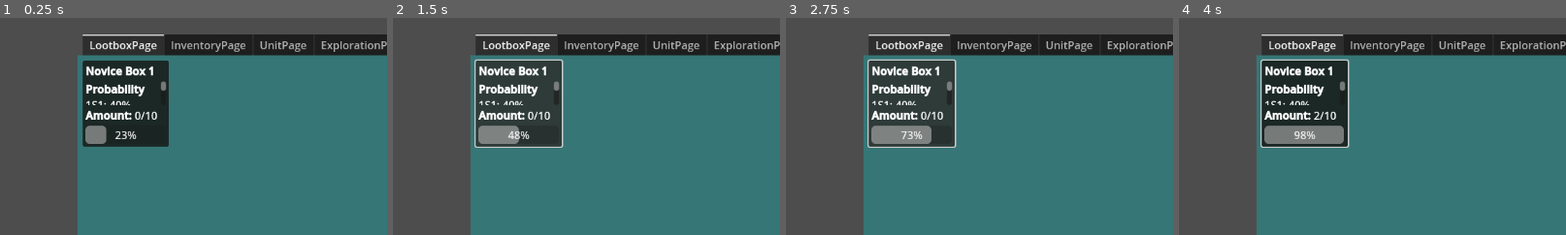
Above: before the commit, frames 1-4 (left to right).
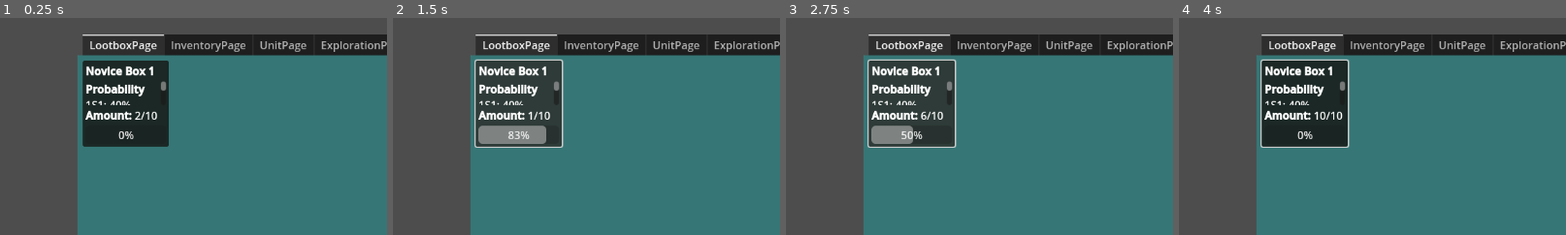
Above: after the commit, the same moments.

Repository: Wayl123/Inf-Army
Game: Godot game, scene res://scene/game_interface.tscn
Same seed, same stepped clock (60 frames per second), same inputs: the game is played once before the commit and once after it.
Inputs (mouse positions are % of the whole screen's width and height, from its top left):
- Up to frame 1 (0.25 s): no input
- Up to frame 2 (1.5 s): click (16, 26) at 0.5 s; click (16, 26) at 1.25 s
- Up to frame 3 (2.75 s): click (16, 26) at 2 s
- Up to frame 4 (4 s): click (99, 2) at 2.75 s
The pictures show only the part of the screen within x 0-50%, y 6-56%; the shares and areas given below are measured in that part.

The runs differ from the first frame. In frame 1, 0.6% of the frame differs, in the area x 22-37%, y 43-59%; in frame 2, 0.7%; in frame 3, 0.5%; in frame 4, 1.9%, in the area x 22-43%, y 42-59%.

Commit message:
Unit shop code that handles items unlocked and passing node ref to get live update on amount of unit available, also I think generic data variable name is probably better

Diff:
--- /dev/null
+++ b/scene/shop_item.tscn
@@ -0,0 +1,25 @@
+[gd_scene load_steps=2 format=3 uid="uid://ctehddgk6yrsr"]
+
+[ext_resource type="Script" path="res://script/ShopItem.gd" id="1_sxyuk"]
+
+[node name="ShopItem" type="PanelContainer"]
+custom_minimum_size = Vector2(256, 128)
+offset_right = 40.0
+offset_bottom = 40.0
+script = ExtResource("1_sxyuk")
+
+[node name="ItemMargin" type="MarginContainer" parent="."]
+layout_mode = 2
+theme_override_constants/margin_left = 4
+theme_override_constants/margin_top = 4
+theme_override_constants/margin_right = 4
+theme_override_constants/margin_bottom = 4
+
+[node name="ItemName" type="RichTextLabel" parent="ItemMargin"]
+unique_name_in_owner = true
+layout_mode = 2
+bbcode_enabled = true
+
+[node name="ItemCost" type="RichTextLabel" parent="ItemMargin"]
+unique_name_in_owner = true
+layout_mode = 2
--- a/scene/unit_page.tscn
+++ b/scene/unit_page.tscn
@@ -3,7 +3,7 @@
 [ext_resource type="PackedScene" uid="uid://bbnu63cmfrit4" path="res://scene/normal_unit_list.tscn" id="1_3bjo8"]
 [ext_resource type="Script" path="res://script/UnitPage.gd" id="1_rl4kt"]
 [ext_resource type="PackedScene" uid="uid://cm736vhs5rxx6" path="res://scene/hero_unit_list.tscn" id="2_yi5dd"]
-[ext_resource type="PackedScene" uid="uid://cc0xwy6jlhklc" path="res://scene/unit_shop_panel.tscn" id="4_3yofb"]
+[ext_resource type="PackedScene" uid="uid://cc0xwy6jlhklc" path="res://scene/unit_shop.tscn" id="4_2c6rx"]
 
 [node name="UnitPage" type="PanelContainer" groups=["UnitInventory"]]
 anchors_preset = 15
@@ -50,6 +50,6 @@
 size_flags_horizontal = 8
 text = "Shop"
 
-[node name="UnitShopPanel" parent="UnitMargin/FoldingMenu" instance=ExtResource("4_3yofb")]
+[node name="UnitShop" parent="UnitMargin/FoldingMenu" instance=ExtResource("4_2c6rx")]
 unique_name_in_owner = true
 layout_mode = 2
--- /dev/null
+++ b/scene/unit_shop.tscn
@@ -0,0 +1,28 @@
+[gd_scene load_steps=2 format=3 uid="uid://cc0xwy6jlhklc"]
+
+[ext_resource type="Script" path="res://script/UnitShop.gd" id="1_lkeye"]
+
+[node name="UnitShop" type="PanelContainer"]
+anchors_preset = 15
+anchor_right = 1.0
+anchor_bottom = 1.0
+grow_horizontal = 2
+grow_vertical = 2
+script = ExtResource("1_lkeye")
+
+[node name="UnitShopMargin" type="MarginContainer" parent="."]
+layout_mode = 2
+theme_override_constants/margin_left = 4
+theme_override_constants/margin_top = 4
+theme_override_constants/margin_right = 4
+theme_override_constants/margin_bottom = 4
+
+[node name="UnitShopScroll" type="ScrollContainer" parent="UnitShopMargin"]
+layout_mode = 2
+horizontal_scroll_mode = 0
+
+[node name="UnitShopList" type="HFlowContainer" parent="UnitShopMargin/UnitShopScroll"]
+unique_name_in_owner = true
+layout_mode = 2
+size_flags_horizontal = 3
+size_flags_vertical = 3
--- a/scene/unit_shop_panel.tscn
+++ /dev/null
@@ -1,15 +0,0 @@
-[gd_scene format=3 uid="uid://cc0xwy6jlhklc"]
-
-[node name="UnitShopPanel" type="PanelContainer"]
-offset_right = 40.0
-offset_bottom = 40.0
-
-[node name="UnitShopMargin" type="MarginContainer" parent="."]
-layout_mode = 2
-theme_override_constants/margin_left = 4
-theme_override_constants/margin_top = 4
-theme_override_constants/margin_right = 4
-theme_override_constants/margin_bottom = 4
-
-[node name="UnitShopList" type="HFlowContainer" parent="UnitShopMargin"]
-layout_mode = 2
--- a/script/HeroUnit.gd
+++ b/script/HeroUnit.gd
@@ -6,21 +6,25 @@
 @onready var unitLevelPower = %LevelPower
 @onready var unitPower = %Power
 
-var unitData = {}
+var data = {}
 
-func _display_data() -> void:
-	unitName.text = str("[center][b]", unitData["Name"], "[/b][/center]")
-	unitLevel.text = str("[right]", unitData["Level"], "[/right]")
-	unitExp.text = str("[right]", unitData["ExpReq"], "[/right]")
-	unitLevelPower.text = str("[right]", unitData["LevelPower"], "[/right]")
-	unitPower.text = str("[right]", int(unitData["LevelPower"]) * int(unitData["Level"]), "[/right]")
+func _update_display() -> void:
+	unitName.text = str("[center][b]", data["Name"], "[/b][/center]")
+	unitLevelPower.text = str("[right]", data["LevelPower"], "[/right]")
+
+	_update_level_display()
+
+func _update_level_display() -> void:
+	unitLevel.text = str("[right]", data["Level"], "[/right]")
+	unitExp.text = str("[right]", data["ExpReq"], "[/right]")
+	unitPower.text = str("[right]", int(data["LevelPower"]) * int(data["Level"]), "[/right]")
 
 func set_data(pUnit : Dictionary) -> void:
-	unitData = pUnit
-	unitData["Level"] = 1
-	unitData["ExpReq"] = int(unitData["ExpBase"]) * (int(unitData["ExpScale"]) ** (int(unitData["Level"]) - 1))
+	data = pUnit
+	data["Level"] = 1
+	data["ExpReq"] = int(data["ExpBase"]) * (int(data["ExpScale"]) ** (int(data["Level"]) - 1))
 
-	_display_data()
+	_update_display()
 
 func get_power() -> int:
-	return int(unitData["LevelPower"]) * int(unitData["Level"])
+	return int(data["LevelPower"]) * int(data["Level"])
--- a/script/InventoryPage.gd
+++ b/script/InventoryPage.gd
@@ -11,7 +11,7 @@
 		if not itemContent.has(pId):
 			var lootboxItem = LOOTBOXITEM.instantiate()
 
-			lootboxItem.lootboxData = pData
+			lootboxItem.data = pData
 			inventoryList.add_child(lootboxItem)
 			lootboxItem.update_stored_amount(pAmount)
 
--- a/script/LootboxGeneratorTemplate.json
+++ b/script/LootboxGeneratorTemplate.json
@@ -9,7 +9,7 @@
 			"3S1": 0.009,
 			"H3S1": 0.001
 		},
-		"GenTime": 1.0,
+		"GenTime": 0.1,
 		"HoldCap": 10
 	}
 }
--- a/script/LootboxItem.gd
+++ b/script/LootboxItem.gd
@@ -1,14 +1,13 @@
 extends PanelContainer
 
 @onready var unitInventory = get_tree().get_first_node_in_group("UnitInventory")
-@onready var exploration = get_tree().get_first_node_in_group("Exploration")
 
 @onready var display = %AttributeDisplay
 @onready var open1Button = %Open1
 @onready var open10Button = %Open10
 @onready var openAllButton = %OpenAll
 
-var lootboxData = {}
+var data = {}
 var storedAmount = 0
 var rng = RandomNumberGenerator.new()
 
@@ -17,25 +16,24 @@
 	open10Button.connect("pressed", Callable(self, "update_stored_amount").bind(-10))
 	openAllButton.connect("pressed", Callable(self, "update_stored_amount"))
 
-	display.set_display(lootboxData)
+	display.set_display(data)
 
 func _open_box(pAmount : int) -> void:
 	var output = {}
 	for i in range(pAmount):
 		var roll = rng.randf()
-		for itemKey in lootboxData["Prob"]:
-			roll -= lootboxData["Prob"][itemKey]
+		for itemKey in data["Prob"]:
+			roll -= data["Prob"][itemKey]
 			if roll < 0:
 				if not output.has(itemKey):
 					output[itemKey] = 0
 				output[itemKey] += 1
 				break
 
-	_display_unit_get(output)
+	_update_unit_get(output)
 
-func _display_unit_get(pUnits : Dictionary) -> void:
+func _update_unit_get(pUnits : Dictionary) -> void:
 	unitInventory.add_unit(pUnits)
-	exploration.update_exploration_power()
 
 func update_stored_amount(pAmount : int = -storedAmount) -> void:
 	storedAmount += pAmount
--- a/script/NormalUnit.gd
+++ b/script/NormalUnit.gd
@@ -5,30 +5,37 @@
 @onready var unitPower = %Power
 @onready var unitTotal = %Total
 
-var unitData = {}
+var data = {}
 
-func _display_data() -> void:
-	unitName.text = str("[center]", unitData["Name"], "[/center]")
-	unitAmount.text = str("[right]", unitData["Amount"], "[/right]")
-	unitPower.text = str("[right]", unitData["Power"], "[/right]")
-	unitTotal.text = str("[right]", int(unitData["Amount"]) * int(unitData["Power"]), "[/right]")
+func _update_display() -> void:
+	unitName.text = str("[center]", data["Name"], "[/center]")
+	unitPower.text = str("[right]", data["Power"], "[/right]")
+
+	_update_amount_display()
+
+func _update_amount_display() -> void:
+	unitAmount.text = str("[right]", data["Amount"], "[/right]")
+	unitTotal.text = str("[right]", int(data["Amount"]) * int(data["Power"]), "[/right]")
 
 func set_data(pUnit : Dictionary) -> void:
-	unitData = pUnit
-	unitData["Amount"] = 0
+	data = pUnit
+	data["Amount"] = 0
 
-	_display_data()
+	_update_display()
 
-func add_amount(pAmount : int) -> void:
-	unitData["Amount"] += pAmount
+func update_amount(pAmount : int) -> void:
+	data["Amount"] += pAmount
 
-	_display_data()
+	_update_amount_display()
 
 func get_power() -> int:
-	return int(unitData["Power"])
+	return data["Power"]
 
 func get_power_by_amount(pAmount : int) -> Array:
-	if pAmount > int(unitData["Amount"]):
-		return [int(unitData["Amount"]) * int(unitData["Power"]), pAmount - int(unitData["Amount"])]
+	if pAmount > int(data["Amount"]):
+		return [int(data["Amount"]) * int(data["Power"]), pAmount - int(data["Amount"])]
 	else:
-		return [pAmount * int(unitData["Power"]), 0]
+		return [pAmount * int(data["Power"]), 0]
+
+func get_amount() -> int:
+	return data["Amount"]
--- a/script/NormalUnitList.gd
+++ b/script/NormalUnitList.gd
@@ -4,12 +4,12 @@
 
 var NORMALUNIT = preload("res://scene/normal_unit.tscn")
 
-var unitsData = {}
+var data = {}
 
 func add_unit(pUnits : Dictionary) -> void:
 	for unit in pUnits:
-		if unitsData.has(unit):
-			unitsData[unit].add_amount(pUnits[unit])
+		if data.has(unit):
+			data[unit].update_amount(pUnits[unit])
 		else:
 			var normalUnit = NORMALUNIT.instantiate()
 			var index = 1
@@ -36,11 +36,11 @@
 			move_child(normalUnit, index)
 
 			normalUnit.set_data(unitData)
-			normalUnit.add_amount(pUnits[unit])
+			normalUnit.update_amount(pUnits[unit])
 
 			normalUnit.name = unit
 
-			unitsData[unit] = normalUnit
+			data[unit] = normalUnit
 
 func get_power_by_amount(pAmount : int) -> int:
 	var power = 0
@@ -55,3 +55,8 @@
 		index += 1
 
 	return power
+
+func get_unit_node_ref(pId : String) -> Node:
+	if data.has(pId):
+		return data[pId]
+	return null
--- /dev/null
+++ b/script/ShopItem.gd
@@ -0,0 +1,9 @@
+extends PanelContainer
+
+@onready var itemName = %ItemName
+@onready var itemCost = %ItemCost
+
+var data = {}
+
+func set_display():
+	itemName = data["Name"]
--- a/script/UnitPage.gd
+++ b/script/UnitPage.gd
@@ -1,9 +1,11 @@
 extends PanelContainer
+
+@onready var exploration = get_tree().get_first_node_in_group("Exploration")
 
 @onready var heroUnitList = %HeroUnitList
 @onready var normalUnitList = %NormalUnitList
 @onready var unitShopToggle = %UnitShopToggle
-@onready var unitShopPanel = %UnitShopPanel
+@onready var unitShop = %UnitShop
 
 var shopExpanded = false
 
@@ -12,9 +14,9 @@
 
 func _expand_unit_shop() -> void:
 	if not shopExpanded:
-		unitShopPanel.size_flags_vertical = SIZE_EXPAND_FILL
+		unitShop.size_flags_vertical = SIZE_EXPAND_FILL
 	else:
-		unitShopPanel.size_flags_vertical = SIZE_FILL
+		unitShop.size_flags_vertical = SIZE_FILL
 
 	shopExpanded = not shopExpanded
 
@@ -33,6 +35,9 @@
 	heroUnitList.add_unit(heroUnits)
 	normalUnitList.add_unit(normalUnits)
 
+	exploration.update_exploration_power()
+	unitShop.update_shop_unlocks()
+
 func get_power_by_amount(pAmounts : Array) -> int:
 	var power = 0
 
@@ -40,3 +45,6 @@
 	power += normalUnitList.get_power_by_amount(pAmounts[1])
 
 	return power
+
+func get_unit_node_ref(pId : String) -> Node:
+	return normalUnitList.get_unit_node_ref(pId)
--- /dev/null
+++ b/script/UnitShop.gd
@@ -0,0 +1,55 @@
+extends PanelContainer
+
+@onready var globalData = get_tree().get_first_node_in_group("GlobalData")
+@onready var unitInventory = get_tree().get_first_node_in_group("UnitInventory")
+@onready var resource = get_tree().get_first_node_in_group("Resource")
+
+@onready var unitShopList = %UnitShopList
+
+var SHOPITEM = preload("res://scene/shop_item.tscn")
+
+var data = {}
+
+func _ready():
+	data = globalData.get_unit_combination_data_copy()
+
+func update_shop_unlocks():
+	var unitRegex = RegEx.new()
+	unitRegex.compile("\\d+S\\d+")
+
+	for item in data:
+		if not data[item].has("ItemNode"):
+			var shopData = {}
+			var unlock = true
+
+			for cost in data[item]:
+				if unitRegex.search(cost) != null:
+					var unitNode = unitInventory.get_unit_node_ref(cost)
+
+					if unitNode != null:
+						var unitName = globalData.get_unit_stat_data_copy(cost)["Name"]
+						shopData[unitName] = {}
+						shopData[unitName]["Node"] = unitNode
+						shopData[unitName]["Req"] = data[item][cost]
+					else:
+						unlock = false
+						break
+				else:
+					shopData[cost] = {}
+					shopData[cost]["Node"] = resource
+					shopData[cost]["Req"] = data[item][cost]
+
+			print_debug(shopData)
+			print_debug(unlock)
+
+			if unlock:
+				var shopItem = SHOPITEM.instantiate()
+
+				shopItem.data["Name"] = globalData.get_unit_stat_data_copy(item)["Name"]
+				shopItem.data["Cost"] = shopData
+
+				unitShopList.add_child(shopItem)
+
+				shopItem.set_display()
+
+				data[item]["ItemNode"] = shopItem
